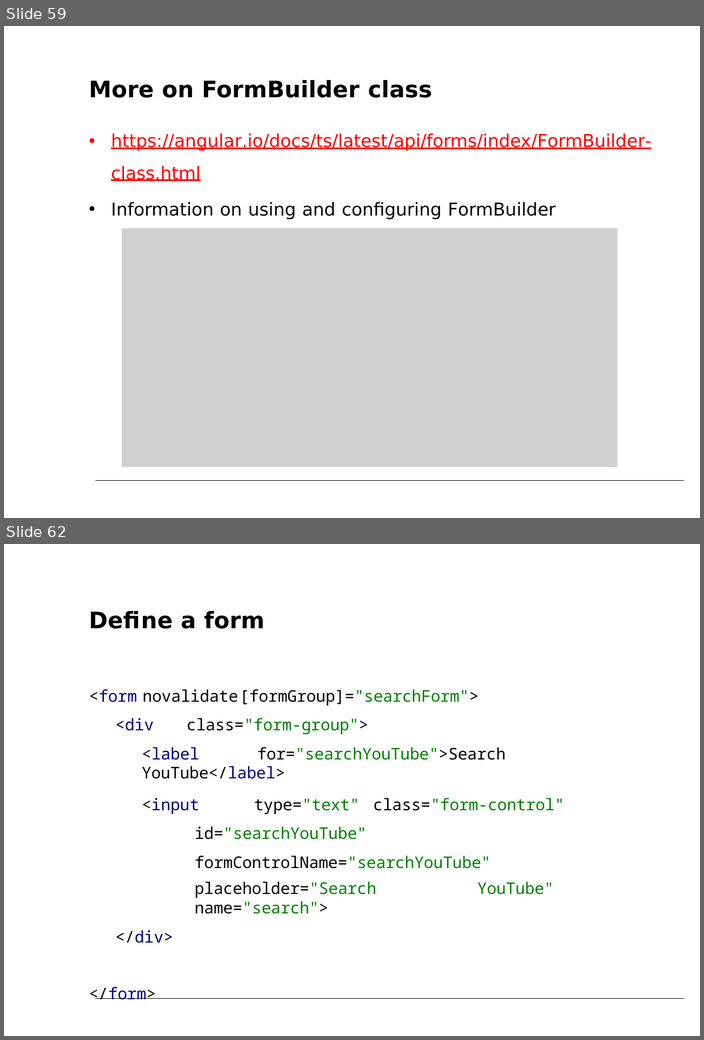
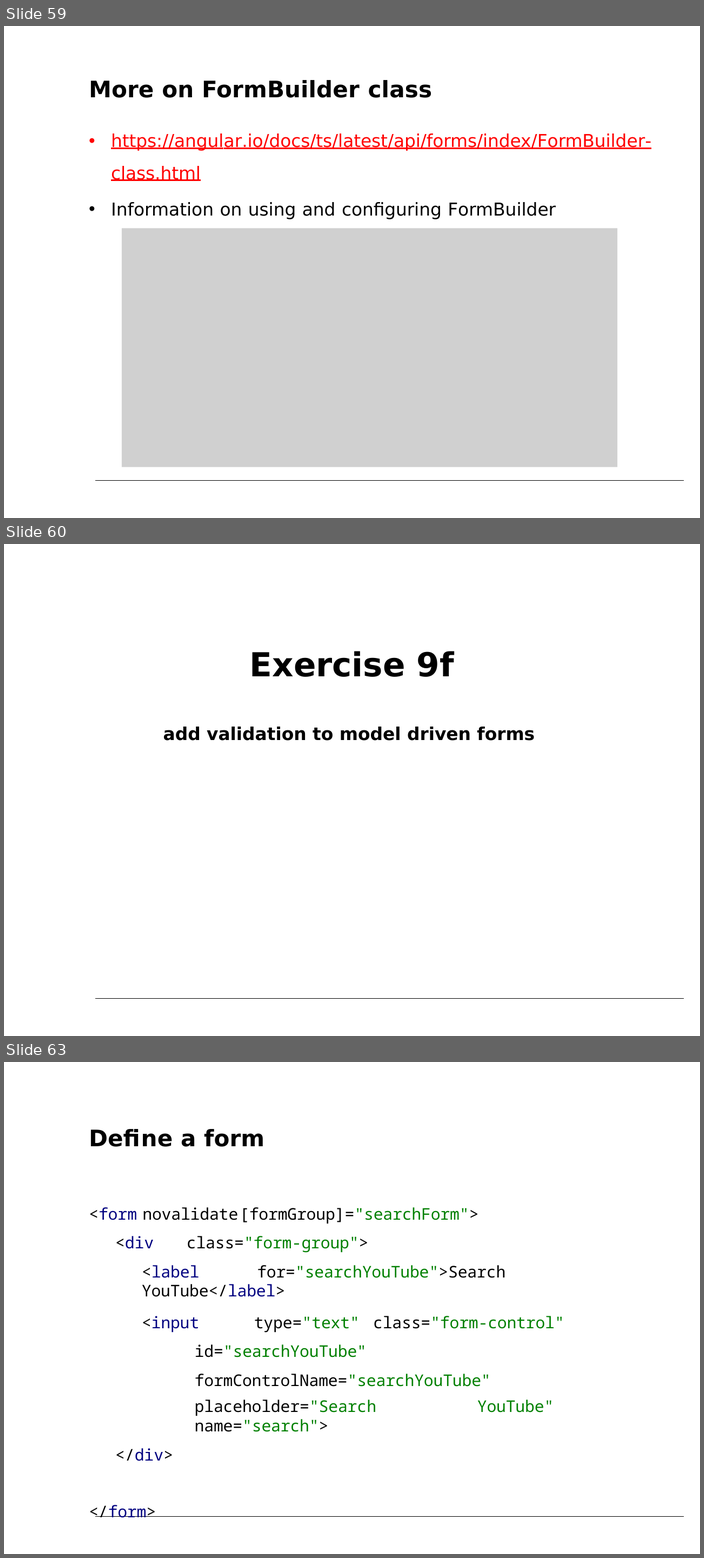
Before and after one commit to petereijgermans11/workshop-angular7, a slide deck: PPT/06- Angular Forms.pptx. Shown one above the other, each under a label of ours: slides 59 and 62 before the commit, slides 59, 60 and 63 after it; the slides between them are not shown. The pictures are 704x1040 and 704x1558 pixels, drawn with LibreOffice and Linux fonts; fonts in the diff are those of the drawing; grey boxes stand for pictures. Boxes give left, top, right and bottom in pixels: in the first picture for what was removed or moved away, otherwise in the second. Text is boxed around its words. In the diff, an @@ line names an element or a change of style, - is before the commit and + after.

Commit message:
added exercise

```diff
--- a/PPT/06- Angular Forms.pptx
+++ b/PPT/06- Angular Forms.pptx
@@ slide 60 added at bbox=[4, 544, 700, 1036], background #FFFFFF; not listed: 1 template element that a slide beside it also shows @@
@@ text added at bbox=[163, 651, 534, 741], 21.5 pt, text #000000, bold @@
+Exercise 9f
+add validation to model driven forms
@@ what was slide 62 is now slide 63 @@
```
Also in this commit, not shown: 1 slide changed, 2 other slides added, 1 slide removed, 7 other files.
